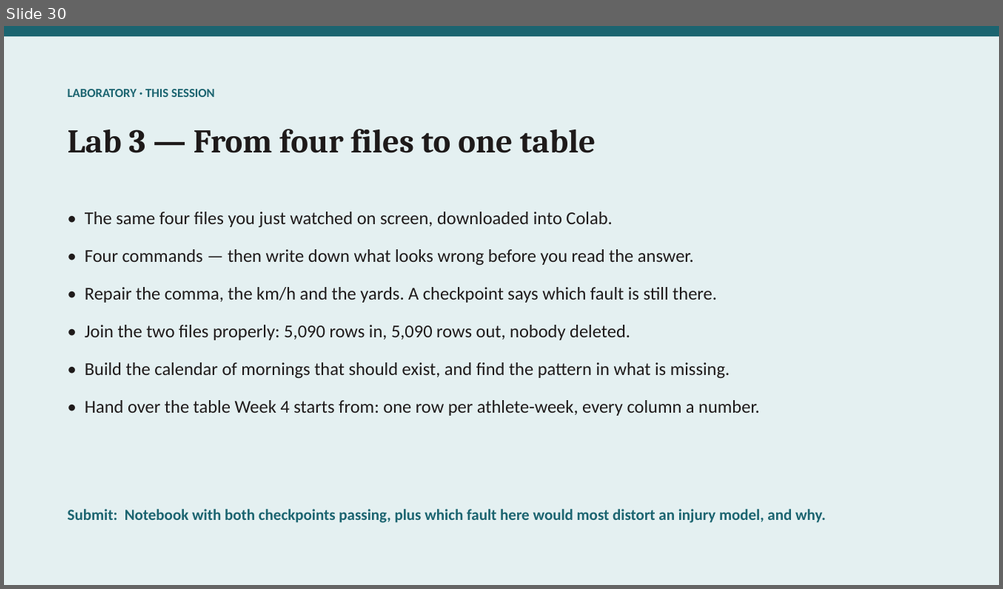
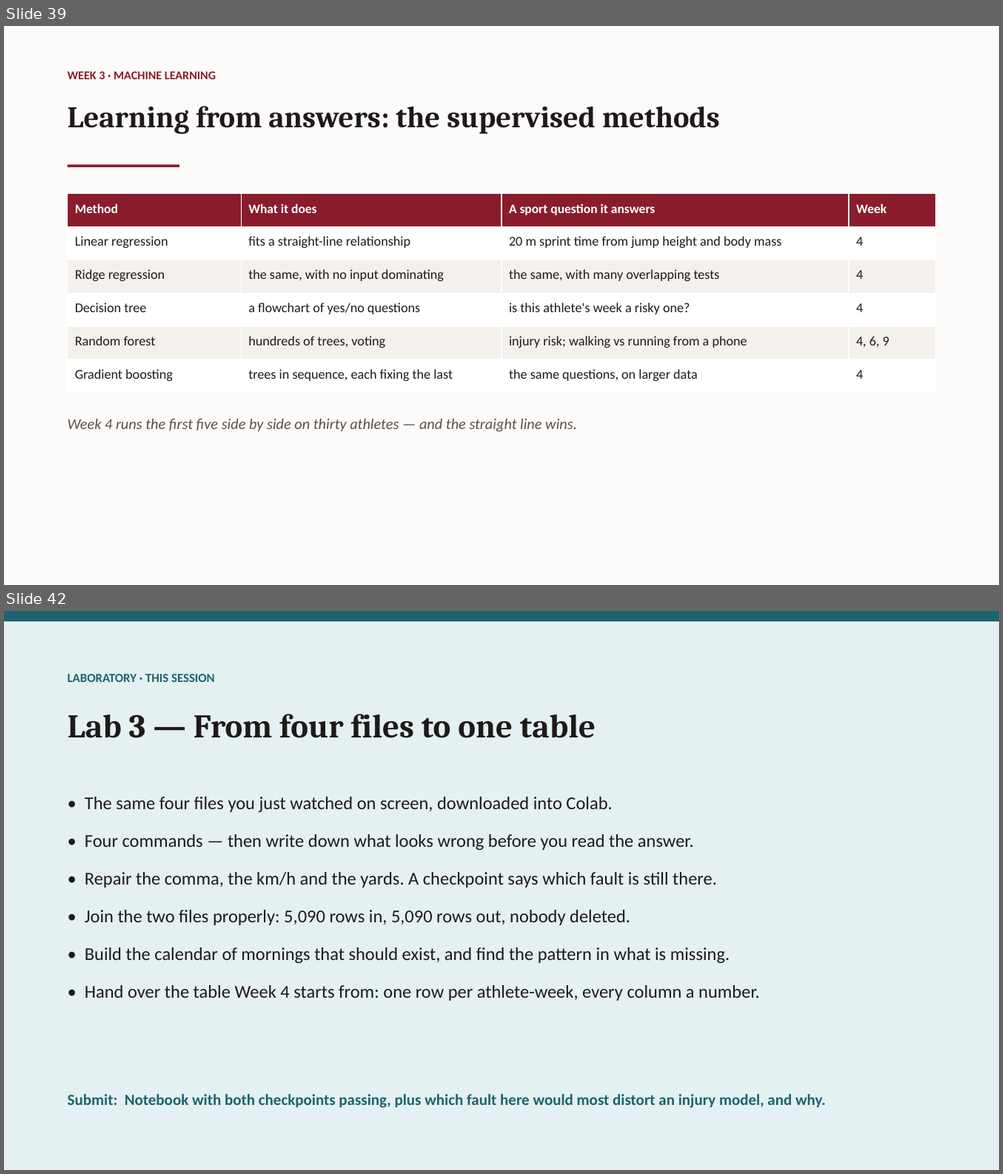
Before and after one commit to galipaydin/pes3850, a slide deck: lectures/week03/slides.pptx. Shown one above the other, each under a label of ours: slide 30 before the commit, slides 39 and 42 after it; the slides between them are not shown. The pictures are 1003x589 and 1003x1174 pixels, drawn with LibreOffice and Linux fonts; fonts in the diff are those of the drawing. Boxes give left, top, right and bottom in pixels: in the first picture for what was removed or moved away, otherwise in the second. Text is boxed around its words. In the diff, an @@ line names an element or a change of style, - is before the commit and + after.

Commit message:
Week 3 slides: preprocessing, analysis and machine learning

```diff
--- a/lectures/week03/slides.pptx
+++ b/lectures/week03/slides.pptx
@@ slide 39 added at [4,26,999,585], background #FCFBF9 @@
@@ text added at [68,71,216,79], 11.5 pt, text #8A1C2B, bold @@
+WEEK 3 · MACHINE LEARNING
@@ text added at [68,106,720,134], 29 pt, text #1E1A1A, bold @@
+Learning from answers: the supervised methods
@@ rectangle added at [68,165,179,168], fill #8A1C2B @@
@@ table added at [68,194,935,393], 6 rows, 4 columns @@
+Method | What it does | A sport question it answers | Week
+Linear regression | fits a straight-line relationship | 20 m sprint time from jump height and body mass | 4
+Ridge regression | the same, with no input dominating | the same, with many overlapping tests | 4
+Decision tree | a flowchart of yes/no questions | is this athlete's week a risky one? | 4
+Random forest | hundreds of trees, voting | injury risk; walking vs running from a phone | 4, 6, 9
+Gradient boosting | trees in sequence, each fixing the last | the same questions, on larger data | 4
@@ text added at [68,419,577,432], 14.5 pt, text #57504D, italic @@
+Week 4 runs the first five side by side on thirty athletes — and the straight line wins.
@@ what was slide 30 is now slide 42 @@
```
Also in this commit, not shown: 11 other slides added, 1 other file.
